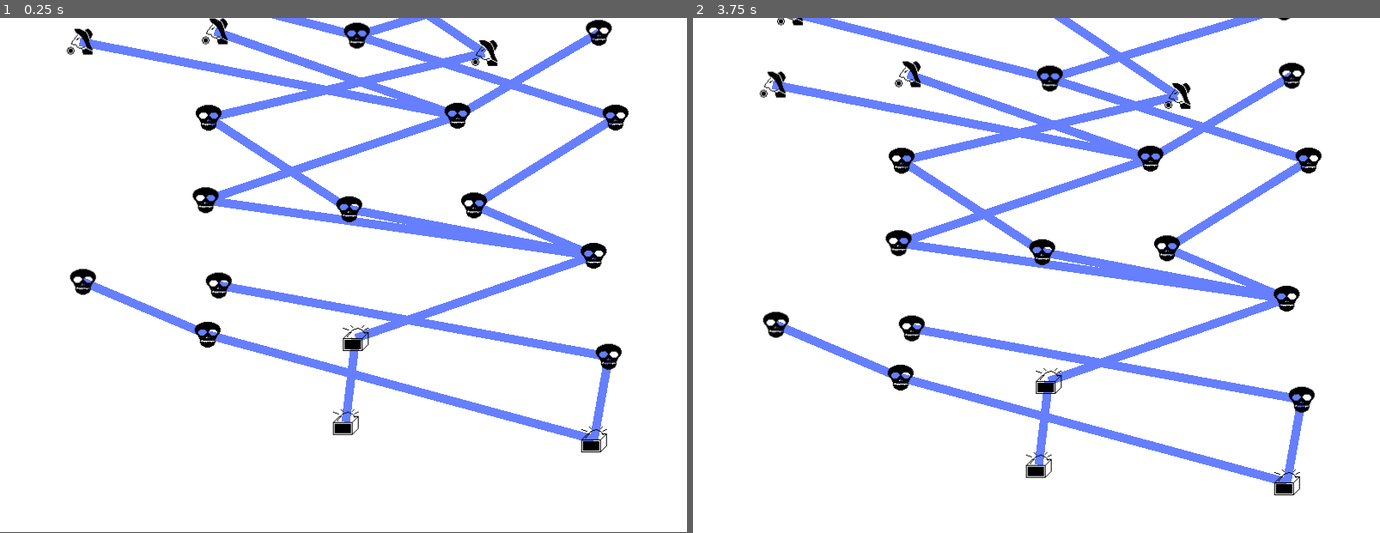
Above: before the commit, frames 1-2 (left to right).
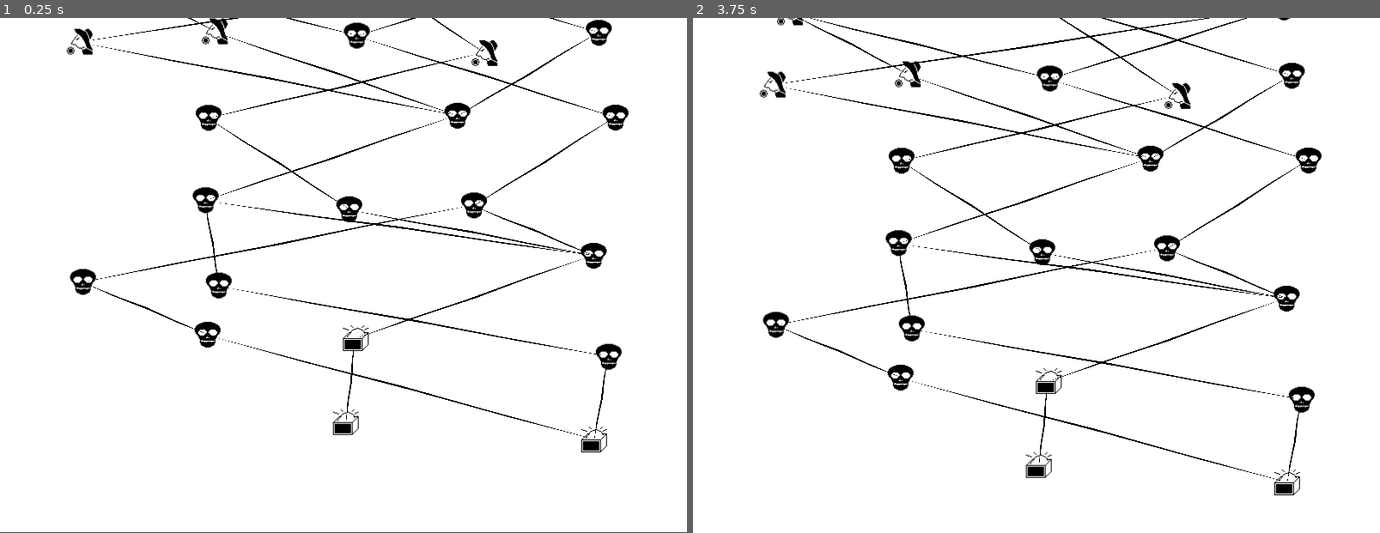
Above: after the commit, the same moments.

Repository: GrueGoblin/RogueliteMap
Game: Godot game, scene res://Game/Scenes/Map/InPlay.tscn
The game is run twice, just before and just after one commit, with the same random seed, the same clock (stepped at 60 frames per second) and the same inputs. The project has no main scene, so this scene is started directly.
Inputs (mouse positions are in pixels of both pictures, inside the frame that each line leads up to):
- Up to frame 1 (0.25 s): no input
- Up to frame 2 (3.75 s): click (1036, 419) at 0.52 s; click (1036, 419) at 1.27 s; click (1036, 419) at 2.02 s; tap Enter at 2.75 s; move the mouse to (1187, 249) at 2.77 s; tap Mouse wheel down (wheel_down) at 2.85 s; tap Space at 3.5 s; move the mouse to (899, 301) at 3.52 s; tap Mouse wheel up (wheel_up) at 3.6 s

The runs differ from the first frame. In frame 1, 9.4% of the frame differs, in the area x 11-90%, y 0-83%; in frame 2, 11%, in the area x 11-90%, y 0-91%.

Commit message:
Lines, everything connected

Diff:
--- a/CM/Content.gd
+++ b/CM/Content.gd
@@ -402,7 +402,7 @@
 func get_random(type : String, weighted = true):
 	var all := get_all(type) as Array
 	if weighted && all.size() > 0 && all[0].get("weight"):
-		print("returning random weighted item")
+		#print("returning random weighted item")
 		var total := 0.0
 		var counter := 0.0
 		for item in all:
--- a/Game/Models/Map.gd
+++ b/Game/Models/Map.gd
@@ -46,15 +46,15 @@
 
 func generate_location_connections():
 	# generate location connections
-	var locations_wo_followup = locations.duplicate()
-	var locations_wo_source = locations.duplicate()
+	var locations_wo_followup = locations.duplicate() as Array
+	var locations_wo_source = locations.duplicate() as Array
 
 	#var connection = MapConnection.new()
 #	connection.from = locations[0]
 #	connection.to = locations[6]
 #	connections.append(connection)
 	# rules:
-	# 1. every location needs to lead somewhere/ except final one?
+	# 1. every location needs to be connected to some previous one (excluding the starting ones)
 	for location in locations:
 		location = location as Location
 		var level = location.level
@@ -63,15 +63,28 @@
 			var next_level = locations_per_level[level -1]
 			next_level.shuffle()
 #			var connection = MapConnection.new()
+			var connection = next_level[0].connect_to(location)
+			connections.append(connection)
+			locations_wo_followup.erase(next_level[0])
+#		else:
+#			locations_wo_followup.erase(location)
+			pass
+
+	# 1. every location needs to lead somewhere/ except final one?
+	for location in locations_wo_followup:
+		location = location as Location
+		var level = location.level
+		if level < levels-1:
+			# connect to random
+			var next_level = locations_per_level[level +1]
+			next_level.shuffle()
+		#			var connection = MapConnection.new()
 			var connection = location.connect_to(next_level[0])
 			connections.append(connection)
-			pass
-	# 2. every location needs to be connected to some previous one (excluding the starting ones)
-
-
-	# 3. Connections go only one level up
-	# 4. connections can't cross
-	# 5. there is limited amount of connections per level
+			#locations_wo_followup.erase(location)
+		# 3. Connections go only one level up
+		# 4. connections can't cross
+		# 5. there is limited amount of connections per level
 	pass
 
 # locations per level, minimum 2 locations per level, maximum is determined by the map
--- a/Game/Scenes/MapConnection/InMap.tscn
+++ b/Game/Scenes/MapConnection/InMap.tscn
@@ -1,9 +1,13 @@
-[gd_scene load_steps=2 format=2]
+[gd_scene load_steps=3 format=2]
 
 [ext_resource path="res://Game/Scenes/MapConnection/InMap.gd" type="Script" id=1]
+[ext_resource path="res://Game/Graphics/MapConnection/Connect.png" type="Texture" id=2]
 
 [node name="Node2D" type="Node2D" groups=["MapConnectionContext"]]
 script = ExtResource( 1 )
 
 [node name="Line2D" type="Line2D" parent="."]
-points = PoolVector2Array( 0, 0, 10, 100 )
+points = PoolVector2Array( 0, 0, 199, 121 )
+width = 5.0
+texture = ExtResource( 2 )
+texture_mode = 2
Binary file added: Game/Graphics/MapConnection/Connect.png
Not shown, added: Game/Graphics/MapConnection/Connect.png.import
